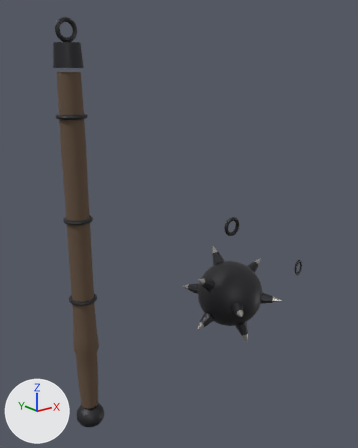
An edit to the glTF model public/assets/lab/flail.glb, drawn before and after from the same camera.
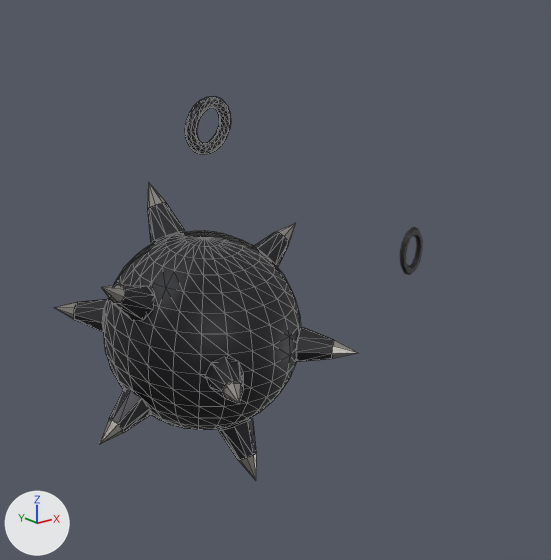
There are two pictures of each version: one whole from a camera (50 mm lens) standing at (-0.302, -0.601, 0.399) and looking at (0.202, 0.029, 0.147), one close up on the part from 46% to 96% of the width and 41% to 82% of the height. Arrows for +X, +Y and +Z are at lower left; the lights stay in place. The older version's two pictures come first. The close-ups show mesh edges as thin lines. Vertices at exactly the same position are counted once.

Objects in the first close-up: 'Ball' and 1 more.
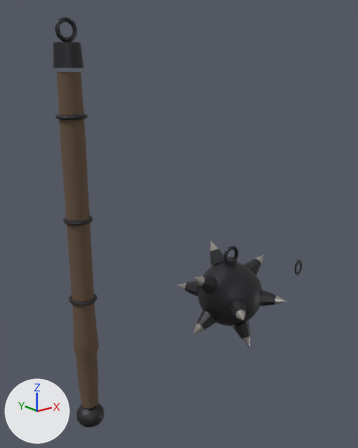
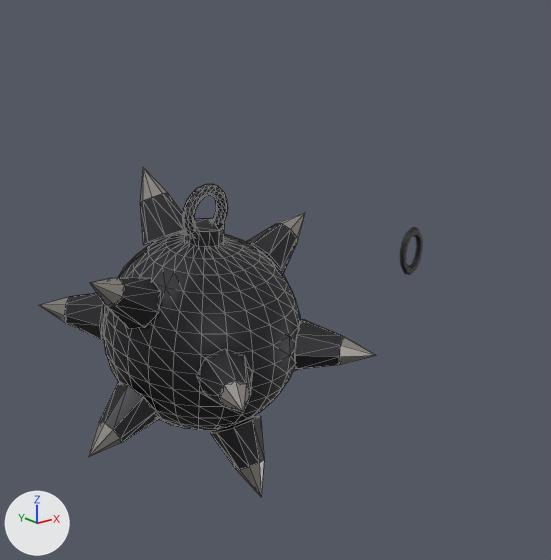
The change in detail:
me_sphere_001 is used by ob_ball; location (0.3, 0.0, 0.0).
me_sphere_001 had 790 vertices, 1502 faces and spanned x -0.081..0.081, y -0.081..0.081, z -0.081..0.147.
me_sphere_001 now has 815 vertices, 1546 faces and spans x -0.089..0.089, y -0.089..0.089, z -0.089..0.093.
me_sphere_001 part 1: a new loose piece, a 12-sided cylinder along z spanning x -0.012..0.012, y -0.012..0.012, z 0.055..0.068, in mat_iron (dark grey #3c3c3f).
me_sphere_001 part 2: the loose piece of 9 vertices spanning x -0.05..-0.037, y 0.065..0.081, z -0.006..0.006 is scaled about its middle by (1.44, 1.37, 1.5), then moved by (-0.003, 0.006, 0.0).
me_sphere_001 part 3: the loose piece of 9 vertices spanning x -0.05..-0.037, y -0.081..-0.065, z -0.006..0.006 is scaled about its middle by (1.44, 1.37, 1.5), then moved by (-0.003, -0.006, 0.0).
me_sphere_001 part 4: the loose piece of 9 vertices spanning x 0.037..0.05, y -0.081..-0.065, z -0.006..0.006 is scaled about its middle by (1.44, 1.37, 1.5), then moved by (0.003, -0.006, 0.0).
me_sphere_001 part 5: the loose piece of 9 vertices spanning x 0.065..0.081, y -0.006..0.006, z 0.037..0.05 is scaled about its middle by (1.37, 1.5, 1.44), then moved by (0.006, 0.0, 0.003).
me_sphere_001 part 6: the loose piece of 9 vertices spanning x -0.081..-0.065, y -0.006..0.006, z -0.05..-0.037 is scaled about its middle by (1.37, 1.5, 1.44), then moved by (-0.006, 0.0, -0.003).
me_sphere_001 part 7: the loose piece of 9 vertices spanning x -0.081..-0.065, y -0.006..0.006, z 0.037..0.05 is scaled about its middle by (1.37, 1.5, 1.44), then moved by (-0.006, 0.0, 0.003).
me_sphere_001 part 8: 265 vertices moved from x -0.071..0.071, y -0.071..0.071, z -0.071..0.147 to x -0.077..0.077, y -0.077..0.077, z -0.077..0.093; 82 vertices removed from x -0.004..0.018, y -0.05..0.05, z -0.081..0.147; 83 vertices added at x -0.009..0.018, y -0.055..0.055, z -0.089..0.089.
Other edits to the shape of me_sphere_001 do not show in these pictures.

Location of each change, (x1, y1, x2, y2) in pixels of the close-ups (551 x 560 px; the box of a moved part takes in the faces that stretch with it):
'Ball', reshaped (11% wider, 14% shorter): before (54, 97, 358, 480); after (39, 168, 376, 496)
part 1 of me_sphere_001, added: after (185, 218, 224, 247)
part 2 of me_sphere_001, moved or reshaped: before (54, 302, 76, 319); after (39, 297, 69, 322)
part 3 of me_sphere_001, moved or reshaped: before (222, 381, 243, 403); after (219, 380, 250, 412)
part 4 of me_sphere_001, moved or reshaped: before (332, 340, 358, 358); after (339, 336, 376, 365)
part 5 of me_sphere_001, moved or reshaped: before (276, 223, 296, 243); after (276, 212, 306, 242)
part 6 of me_sphere_001, moved or reshaped: before (100, 419, 123, 444); after (88, 421, 122, 457)
part 7 of me_sphere_001, moved or reshaped: before (101, 285, 126, 304); after (90, 278, 124, 306)
part 8 of me_sphere_001, moved or reshaped: before (73, 97, 335, 480); after (64, 168, 343, 496)
